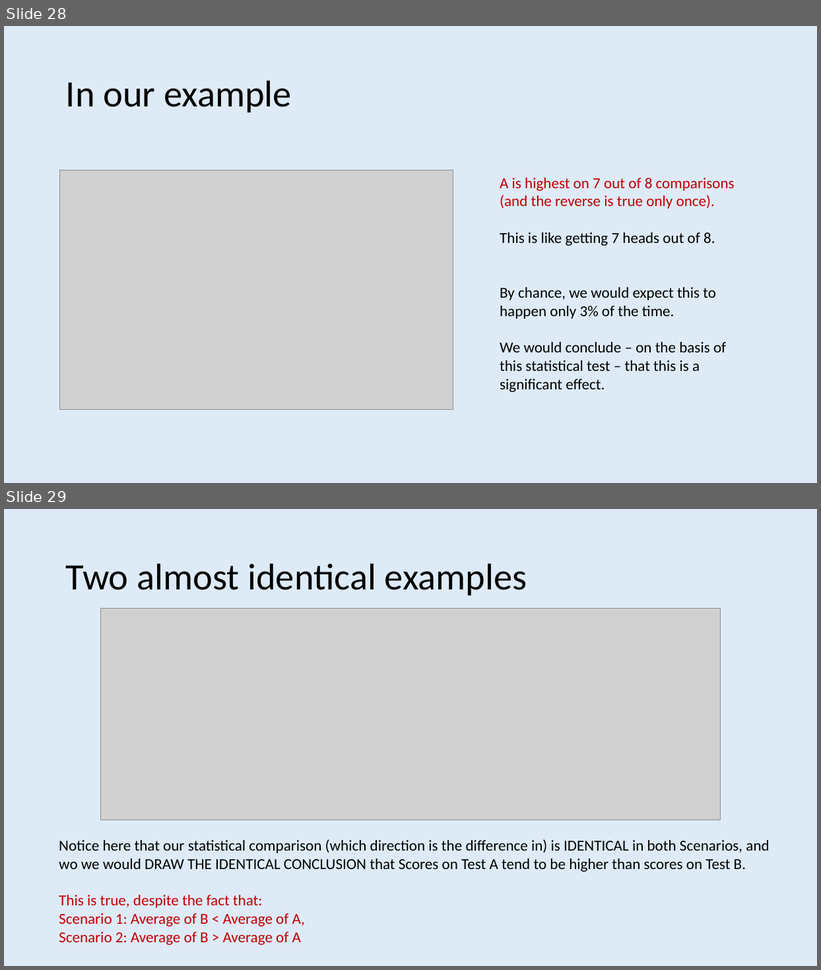
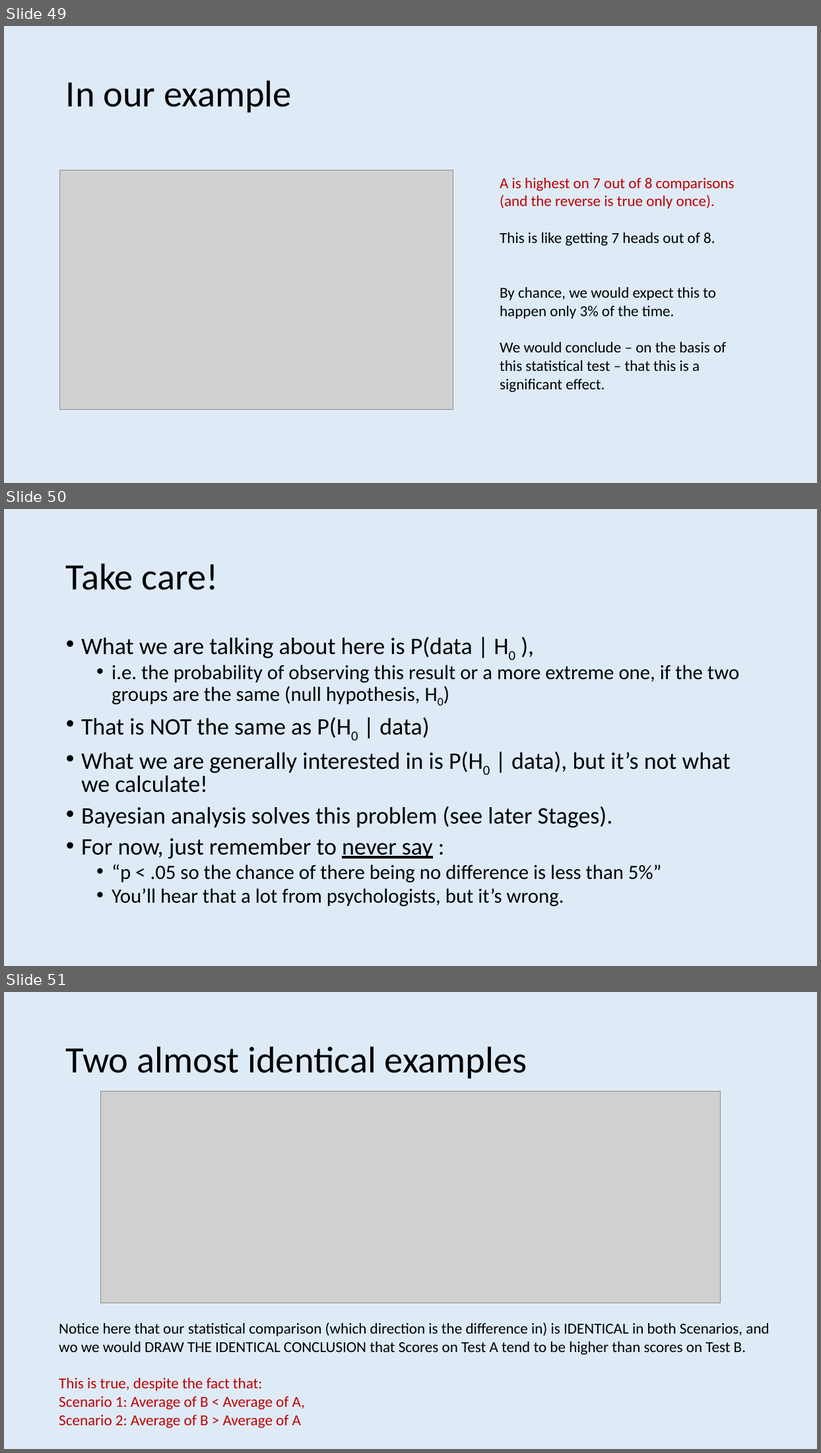
Before and after one commit to ajwills72/rmhealth-found, a slide deck: docs/statistical_inference.pptx. Shown one above the other, each under a label of ours: slides 28 and 29 before the commit, slides 49, 50 and 51 after it. The pictures are 821x970 and 821x1453 pixels, drawn with LibreOffice and Linux fonts; fonts in the diff are those of the drawing; grey boxes stand for pictures. Boxes give left, top, right and bottom in pixels: in the first picture for what was removed or moved away, otherwise in the second. Text is boxed around its words. In the diff, an @@ line names an element or a change of style, - is before the commit and + after.

```diff
--- a/docs/statistical_inference.pptx
+++ b/docs/statistical_inference.pptx
@@ slide 50 added at (4,509,817,966), background #DEEBF7 @@
@@ title added at (66,563,218,590), 44 pt, text #000000 @@
+Take care!
@@ text added at (81,637,739,907), 28 pt, text #000000 @@
+• What we are talking about here is P(data | H0 ),
+  • i.e. the probability of observing this result or a more extreme one, if the two groups are the same (null hypothesis, H0)
+• That is NOT the same as P(H0 | data)
+• What we are generally interested in is P(H0 | data), but it’s not what we calculate!
+• Bayesian analysis solves this problem (see later Stages).
+• For now, just remember to never say :
+  • “p < .05 so the chance of there being no difference is less than 5%”
+  • You’ll hear that a lot from psychologists, but it’s wrong.
@@ what was slide 28 is now slide 49 @@
@@ what was slide 29 is now slide 51 @@
```
Also in this commit, not shown: 7 slides changed, 22 other slides added, 13 slides removed, 4 other files.
